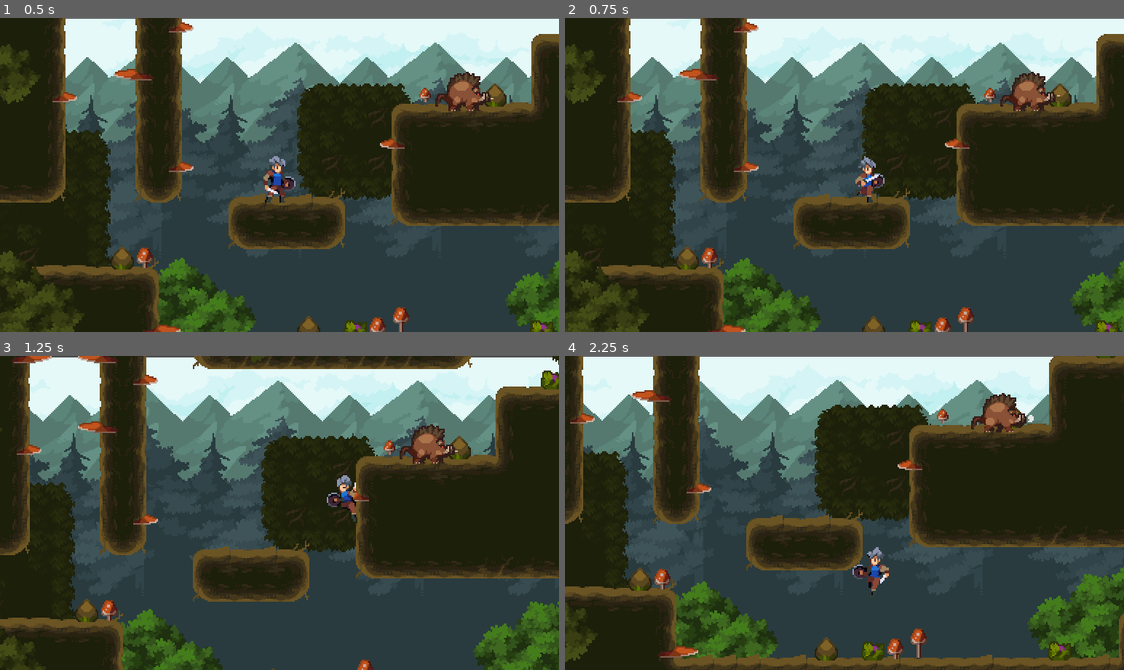
Above: before the commit, frames 1-4 (two rows, left to right).
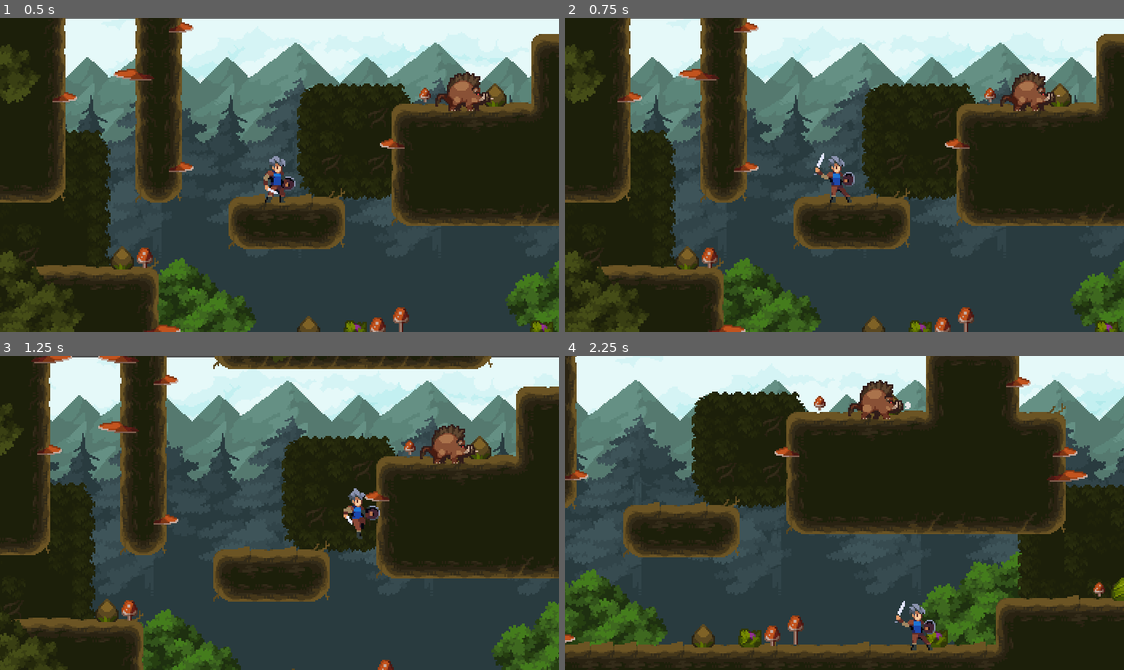
Above: after the commit, the same moments.

Repository: lichen63/godot-games
Game: Godot game, scene res://world/world.tscn
The game is run twice, just before and just after one commit, with the same random seed, the same clock (stepped at 60 frames per second) and the same inputs.
Inputs:
- Up to frame 1 (0.5 s): no input
- Up to frame 2 (0.75 s): hold D (move_right) from 0.53 s (still down); hold J (attack, bound only after the commit) from 0.53 s (still down)
- Up to frame 3 (1.25 s): keep holding D (move_right); keep holding J (attack, bound only after the commit); tap Space (jump) at 0.77 s
- Up to frame 4 (2.25 s): release J (attack, bound only after the commit) at 1.28 s; tap J (attack, bound only after the commit) at 1.35 s; tap Space (jump) at 1.52 s; release D (move_right) at 2.03 s; hold A (move_left) from 2.03 s (still down); hold J (attack, bound only after the commit) from 2.03 s (still down)

Frame 1 is identical in both runs. In frame 2, 0.8% of the frame differs, in the area x 44-58%, y 43-59%; in frame 3, 27%; in frame 4, 62%, in the area x 0-100%, y 0-100%.

Commit message:
complete chapter 9: three-hit combo

Diff:
--- a/adventure/enemy/boar.gd
+++ b/adventure/enemy/boar.gd
@@ -11,6 +11,11 @@
 @onready var floor_checker: RayCast2D = $Graphics/FloorChecker
 @onready var calm_down_timer: Timer = $CalmDownTimer
 
+func can_see_player() -> bool:
+    if not self.player_checker.is_colliding():
+        return false
+    return self.player_checker.get_collider() is Player
+
 func tick_physics(state: State, delta: float) -> void:
     match state:
         State.IDLE:
@@ -21,11 +26,11 @@
             if self.wall_checker.is_colliding() or not self.floor_checker.is_colliding():
                 self.direction = Direction.LEFT if self.direction == Direction.RIGHT else Direction.RIGHT
             self.move(self.max_speed, delta)
-            if self.player_checker.is_colliding():
+            if self.can_see_player():
                 self.calm_down_timer.start()
 
 func get_next_state(state: State) -> State:
-    if self.player_checker.is_colliding():
+    if self.can_see_player():
         return State.RUN
     match state:
         State.IDLE:
--- a/adventure/enemy/boar.tscn
+++ b/adventure/enemy/boar.tscn
@@ -239,7 +239,7 @@
 [node name="PlayerChecker" type="RayCast2D" parent="Graphics" index="2"]
 position = Vector2(-11, -14)
 target_position = Vector2(-77, 0)
-collision_mask = 2
+collision_mask = 3
 
 [node name="FloorChecker" type="RayCast2D" parent="Graphics" index="3"]
 position = Vector2(-9, -1)
--- a/adventure/player/player.gd
+++ b/adventure/player/player.gd
@@ -1,3 +1,4 @@
+class_name Player
 extends CharacterBody2D
 
 enum State {
@@ -8,6 +9,9 @@
     LANDING,
     WALL_SLIDING,
     WALL_JUMP,
+    ATTACK_1,
+    ATTACK_2,
+    ATTACK_3,
 }
 
 const RUN_SPEED: float = 160.0
@@ -15,10 +19,13 @@
 const ACCELERATION_AIR: float = RUN_SPEED / 0.1
 const JUMP_VELOCITY: float = -360.0
 const WALL_JUMP_VELOCITY: Vector2 = Vector2(400, -320.0)
-const GROUND_STATES: Array = [State.IDLE, State.RUNNING, State.LANDING]
+const GROUND_STATES: Array = [State.IDLE, State.RUNNING, State.LANDING, State.ATTACK_1, State.ATTACK_2, State.ATTACK_3]
+
+@export var can_combo: bool = false
 
 var default_gravity_: float = ProjectSettings.get("physics/2d/default_gravity")
 var is_first_tick_: bool = false
+var is_combo_requested: bool = false
 
 @onready var graphics_: Node2D = $Graphics
 @onready var animation_player_: AnimationPlayer = $AnimationPlayer
@@ -49,6 +56,8 @@
                 self.graphics_.scale.x = self.get_wall_normal().x
             else:
                 move(self.default_gravity_, delta)
+        State.ATTACK_1, State.ATTACK_2, State.ATTACK_3:
+            self.stand(self.default_gravity_, delta)
     self.is_first_tick_ = false
 
 func move(gravity: float, delta: float) -> void:
@@ -74,6 +83,8 @@
         jump_request_timer_.stop()
         if self.velocity.y < JUMP_VELOCITY / 2:
             self.velocity.y = JUMP_VELOCITY / 2
+    if event.is_action_pressed("attack") and self.can_combo:
+        self.is_combo_requested = true
 
 func can_wall_slide() -> bool:
     return self.is_on_wall() and self.hand_checker_.is_colliding() and self.foot_checker_.is_colliding()
@@ -83,17 +94,19 @@
     var should_jump: bool = can_jump and jump_request_timer_.time_left > 0
     if should_jump:
         return State.JUMP
+    if state in GROUND_STATES and not self.is_on_floor():
+        return State.FALL
     var direction: float = Input.get_axis("move_left", "move_right")
     var is_still: bool = is_zero_approx(direction) and is_zero_approx(self.velocity.x)
     match state:
         State.IDLE:
-            if not self.is_on_floor():
-                return State.FALL
+            if Input.is_action_just_pressed("attack"):
+                return State.ATTACK_1
             if not is_still:
                 return State.RUNNING
         State.RUNNING:
-            if not self.is_on_floor():
-                return State.FALL
+            if Input.is_action_just_pressed("attack"):
+                return State.ATTACK_1
             if is_still:
                 return State.IDLE
         State.JUMP:
@@ -121,14 +134,23 @@
                 return State.WALL_SLIDING
             if self.velocity.y >= 0:
                 return State.FALL
+        State.ATTACK_1:
+            if not self.animation_player_.is_playing():
+                return State.ATTACK_2 if self.is_combo_requested else State.IDLE
+        State.ATTACK_2:
+            if not self.animation_player_.is_playing():
+                return State.ATTACK_3 if self.is_combo_requested else State.IDLE
+        State.ATTACK_3:
+            if not self.animation_player_.is_playing():
+                return State.IDLE
     return state
 
 func transition_state(from: State, to: State) -> void:
-    #print("[%s] %s => %s" % [
-        #Engine.get_physics_frames(),
-        #State.keys()[from] if from != -1 else "<Start>",
-        #State.keys()[to],
-    #])
+    print("[%s] %s => %s" % [
+        Engine.get_physics_frames(),
+        State.keys()[from] if from != -1 else "<Start>",
+        State.keys()[to],
+    ])
     if from in GROUND_STATES and to in GROUND_STATES:
         self.coyote_timer_.stop()
     match to:
@@ -154,4 +176,13 @@
             self.velocity = WALL_JUMP_VELOCITY
             self.velocity.x *= self.get_wall_normal().x
             jump_request_timer_.stop()
+        State.ATTACK_1:
+            self.animation_player_.play("attack_1")
+            self.is_combo_requested = false
+        State.ATTACK_2:
+            self.animation_player_.play("attack_2")
+            self.is_combo_requested = false
+        State.ATTACK_3:
+            self.animation_player_.play("attack_3")
+            self.is_combo_requested = false
     self.is_first_tick_ = true
--- a/adventure/player/player.tscn
+++ b/adventure/player/player.tscn
@@ -68,7 +68,7 @@
 "times": PackedFloat32Array(0),
 "transitions": PackedFloat32Array(1),
 "update": 1,
-"values": [true]
+"values": [false]
 }
 tracks/5/type = "value"
 tracks/5/imported = false
@@ -81,6 +81,18 @@
 "transitions": PackedFloat32Array(1),
 "update": 0,
 "values": [Vector2(-1, -28)]
+}
+tracks/6/type = "value"
+tracks/6/imported = false
+tracks/6/enabled = true
+tracks/6/path = NodePath(".:can_combo")
+tracks/6/interp = 1
+tracks/6/loop_wrap = true
+tracks/6/keys = {
+"times": PackedFloat32Array(0),
+"transitions": PackedFloat32Array(1),
+"update": 1,
+"values": [false]
 }
 
 [sub_resource type="Animation" id="Animation_if5px"]
@@ -501,9 +513,243 @@
 "values": [Vector2(6, -26)]
 }
 
+[sub_resource type="Animation" id="Animation_1pb82"]
+resource_name = "attack_1"
+length = 0.6
+step = 0.1
+tracks/0/type = "value"
+tracks/0/imported = false
+tracks/0/enabled = true
+tracks/0/path = NodePath("Graphics/Sprite:texture")
+tracks/0/interp = 1
+tracks/0/loop_wrap = true
+tracks/0/keys = {
+"times": PackedFloat32Array(0),
+"transitions": PackedFloat32Array(1),
+"update": 1,
+"values": [ExtResource("1_be1n8")]
+}
+tracks/1/type = "value"
+tracks/1/imported = false
+tracks/1/enabled = true
+tracks/1/path = NodePath("Graphics/Sprite:region_rect")
+tracks/1/interp = 1
+tracks/1/loop_wrap = true
+tracks/1/keys = {
+"times": PackedFloat32Array(0),
+"transitions": PackedFloat32Array(1),
+"update": 0,
+"values": [Rect2(0, 56, 336, 56)]
+}
+tracks/2/type = "value"
+tracks/2/imported = false
+tracks/2/enabled = true
+tracks/2/path = NodePath("Graphics/Sprite:hframes")
+tracks/2/interp = 1
+tracks/2/loop_wrap = true
+tracks/2/keys = {
+"times": PackedFloat32Array(0),
+"transitions": PackedFloat32Array(1),
+"update": 1,
+"values": [6]
+}
+tracks/3/type = "value"
+tracks/3/imported = false
+tracks/3/enabled = true
+tracks/3/path = NodePath("Graphics/Sprite:frame")
+tracks/3/interp = 1
+tracks/3/loop_wrap = true
+tracks/3/keys = {
+"times": PackedFloat32Array(0, 0.1, 0.2, 0.3, 0.4, 0.5),
+"transitions": PackedFloat32Array(1, 1, 1, 1, 1, 1),
+"update": 1,
+"values": [0, 1, 2, 3, 4, 5]
+}
+tracks/4/type = "value"
+tracks/4/imported = false
+tracks/4/enabled = true
+tracks/4/path = NodePath("Graphics/Sprite:flip_h")
+tracks/4/interp = 1
+tracks/4/loop_wrap = true
+tracks/4/keys = {
+"times": PackedFloat32Array(0),
+"transitions": PackedFloat32Array(1),
+"update": 1,
+"values": [false]
+}
+tracks/5/type = "value"
+tracks/5/imported = false
+tracks/5/enabled = true
+tracks/5/path = NodePath(".:can_combo")
+tracks/5/interp = 1
+tracks/5/loop_wrap = true
+tracks/5/keys = {
+"times": PackedFloat32Array(0, 0.2),
+"transitions": PackedFloat32Array(1, 1),
+"update": 1,
+"values": [false, true]
+}
+
+[sub_resource type="Animation" id="Animation_ivbut"]
+resource_name = "attack_2"
+length = 0.2
+step = 0.1
+tracks/0/type = "value"
+tracks/0/imported = false
+tracks/0/enabled = true
+tracks/0/path = NodePath("Graphics/Sprite:texture")
+tracks/0/interp = 1
+tracks/0/loop_wrap = true
+tracks/0/keys = {
+"times": PackedFloat32Array(0),
+"transitions": PackedFloat32Array(1),
+"update": 1,
+"values": [ExtResource("1_be1n8")]
+}
+tracks/1/type = "value"
+tracks/1/imported = false
+tracks/1/enabled = true
+tracks/1/path = NodePath("Graphics/Sprite:region_rect")
+tracks/1/interp = 1
+tracks/1/loop_wrap = true
+tracks/1/keys = {
+"times": PackedFloat32Array(0),
+"transitions": PackedFloat32Array(1),
+"update": 0,
+"values": [Rect2(336, 56, 112, 56)]
+}
+tracks/2/type = "value"
+tracks/2/imported = false
+tracks/2/enabled = true
+tracks/2/path = NodePath("Graphics/Sprite:hframes")
+tracks/2/interp = 1
+tracks/2/loop_wrap = true
+tracks/2/keys = {
+"times": PackedFloat32Array(0, 0.2),
+"transitions": PackedFloat32Array(1, 1),
+"update": 1,
+"values": [2, 2]
+}
+tracks/3/type = "value"
+tracks/3/imported = false
+tracks/3/enabled = true
+tracks/3/path = NodePath("Graphics/Sprite:frame")
+tracks/3/interp = 1
+tracks/3/loop_wrap = true
+tracks/3/keys = {
+"times": PackedFloat32Array(0, 0.1),
+"transitions": PackedFloat32Array(1, 1),
+"update": 1,
+"values": [0, 1]
+}
+tracks/4/type = "value"
+tracks/4/imported = false
+tracks/4/enabled = true
+tracks/4/path = NodePath("Graphics/Sprite:flip_h")
+tracks/4/interp = 1
+tracks/4/loop_wrap = true
+tracks/4/keys = {
+"times": PackedFloat32Array(0),
+"transitions": PackedFloat32Array(1),
+"update": 1,
+"values": [false]
+}
+tracks/5/type = "value"
+tracks/5/imported = false
+tracks/5/enabled = true
+tracks/5/path = NodePath(".:can_combo")
+tracks/5/interp = 1
+tracks/5/loop_wrap = true
+tracks/5/keys = {
+"times": PackedFloat32Array(0, 0.1),
+"transitions": PackedFloat32Array(1, 1),
+"update": 1,
+"values": [false, true]
+}
+
+[sub_resource type="Animation" id="Animation_vi32k"]
+resource_name = "attack_3"
+length = 0.8
+step = 0.1
+tracks/0/type = "value"
+tracks/0/imported = false
+tracks/0/enabled = true
+tracks/0/path = NodePath("Graphics/Sprite:texture")
+tracks/0/interp = 1
+tracks/0/loop_wrap = true
+tracks/0/keys = {
+"times": PackedFloat32Array(0),
+"transitions": PackedFloat32Array(1),
+"update": 1,
+"values": [ExtResource("2_qt8do")]
+}
+tracks/1/type = "value"
+tracks/1/imported = false
+tracks/1/enabled = true
+tracks/1/path = NodePath("Graphics/Sprite:region_rect")
+tracks/1/interp = 1
+tracks/1/loop_wrap = true
+tracks/1/keys = {
+"times": PackedFloat32Array(0),
+"transitions": PackedFloat32Array(1),
+"update": 0,
+"values": [Rect2(0, 224, 448, 56)]
+}
+tracks/2/type = "value"
+tracks/2/imported = false
+tracks/2/enabled = true
+tracks/2/path = NodePath("Graphics/Sprite:position")
+tracks/2/interp = 1
+tracks/2/loop_wrap = true
+tracks/2/keys = {
+"times": PackedFloat32Array(0, 0.8),
+"transitions": PackedFloat32Array(1, 1),
+"update": 0,
+"values": [Vector2(6, -28), Vector2(6, -28)]
+}
+tracks/3/type = "value"
+tracks/3/imported = false
+tracks/3/enabled = true
+tracks/3/path = NodePath("Graphics/Sprite:hframes")
+tracks/3/interp = 1
+tracks/3/loop_wrap = true
+tracks/3/keys = {
+"times": PackedFloat32Array(0),
+"transitions": PackedFloat32Array(1),
+"update": 1,
+"values": [8]
+}
+tracks/4/type = "value"
+tracks/4/imported = false
+tracks/4/enabled = true
+tracks/4/path = NodePath("Graphics/Sprite:flip_h")
+tracks/4/interp = 1
+tracks/4/loop_wrap = true
+tracks/4/keys = {
+"times": PackedFloat32Array(0),
+"transitions": PackedFloat32Array(1),
+"update": 1,
+"values": [false]
+}
+tracks/5/type = "value"
+tracks/5/imported = false
+tracks/5/enabled = true
+tracks/5/path = NodePath("Graphics/Sprite:frame")
+tracks/5/interp = 1
+tracks/5/loop_wrap = true
+tracks/5/keys = {
+"times": PackedFloat32Array(0, 0.1, 0.2, 0.3, 0.4, 0.5, 0.6, 0.7),
+"transitions": PackedFloat32Array(1, 1, 1, 1, 1, 1, 1, 1),
+"update": 1,
+"values": [0, 1, 2, 3, 4, 5, 6, 7]
+}
+
 [sub_resource type="AnimationLibrary" id="AnimationLibrary_1kg5u"]
 _data = {
 "RESET": SubResource("Animation_n0hrk"),
+"attack_1": SubResource("Animation_1pb82"),
+"attack_2": SubResource("Animation_ivbut"),
+"attack_3": SubResource("Animation_vi32k"),
 "fall": SubResource("Animation_if5px"),
 "idle": SubResource("Animation_77qi6"),
 "jump": SubResource("Animation_quk5q"),
@@ -521,7 +767,6 @@
 [node name="Sprite" type="Sprite2D" parent="Graphics"]
 position = Vector2(-1, -28)
 texture = ExtResource("1_be1n8")
-flip_h = true
 region_enabled = true
 region_rect = Rect2(0, 0, 56, 56)
 
--- a/adventure/project.godot
+++ b/adventure/project.godot
@@ -40,6 +40,11 @@
 "events": [Object(InputEventKey,"resource_local_to_scene":false,"resource_name":"","device":-1,"window_id":0,"alt_press …(191 unchanged characters)…
 ]
 }
+attack={
+"deadzone": 0.5,
+"events": [Object(InputEventKey,"resource_local_to_scene":false,"resource_name":"","device":-1,"window_id":0,"alt_pressed":false,"shift_pressed":false,"ctrl_pressed":false,"meta_pressed":false,"pressed":false,"keycode":0,"physical_keycode":74,"key_label":0,"unicode":106,"location":0,"echo":false,"script":null)
+]
+}
 
 [layer_names]
 
Not shown: 1 places in adventure/player/player.tscn that only renumber resources
